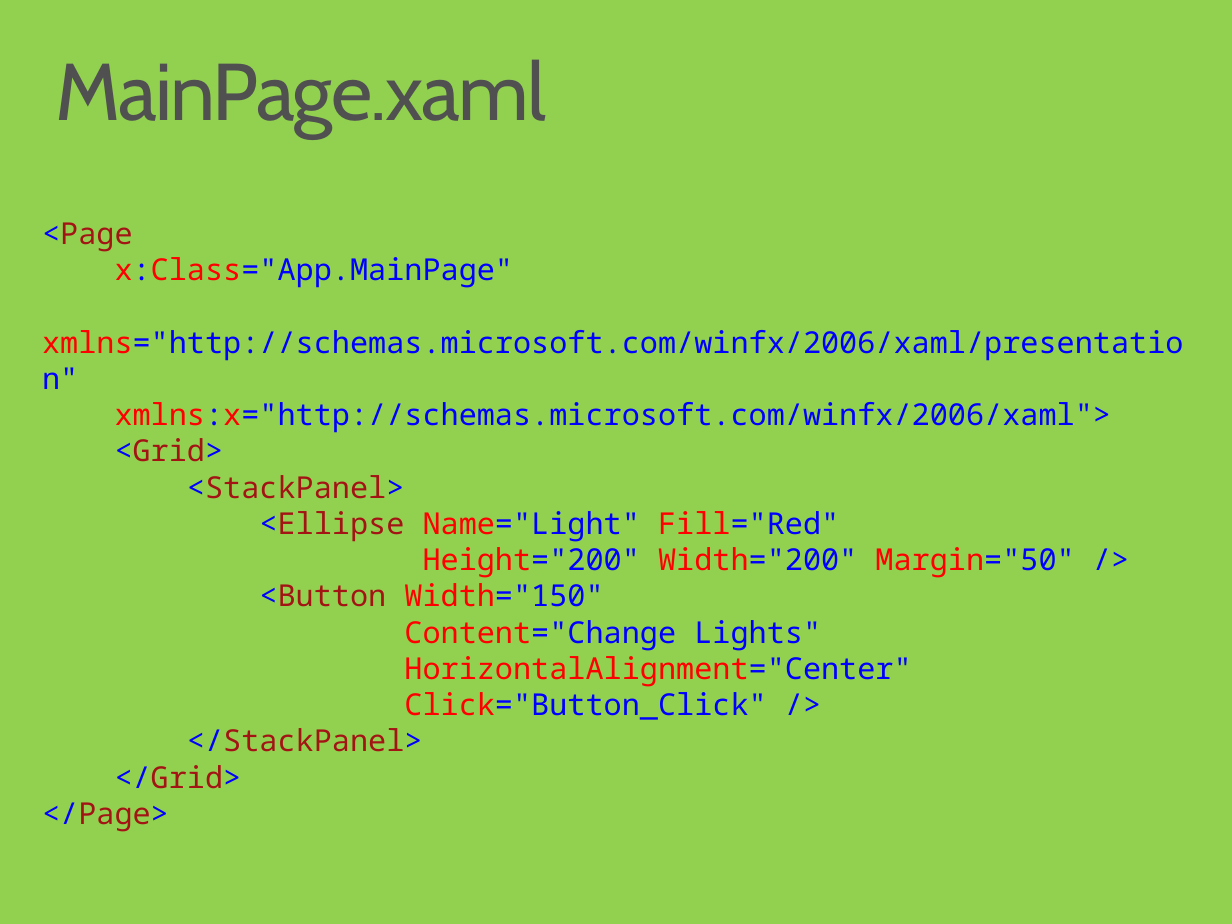
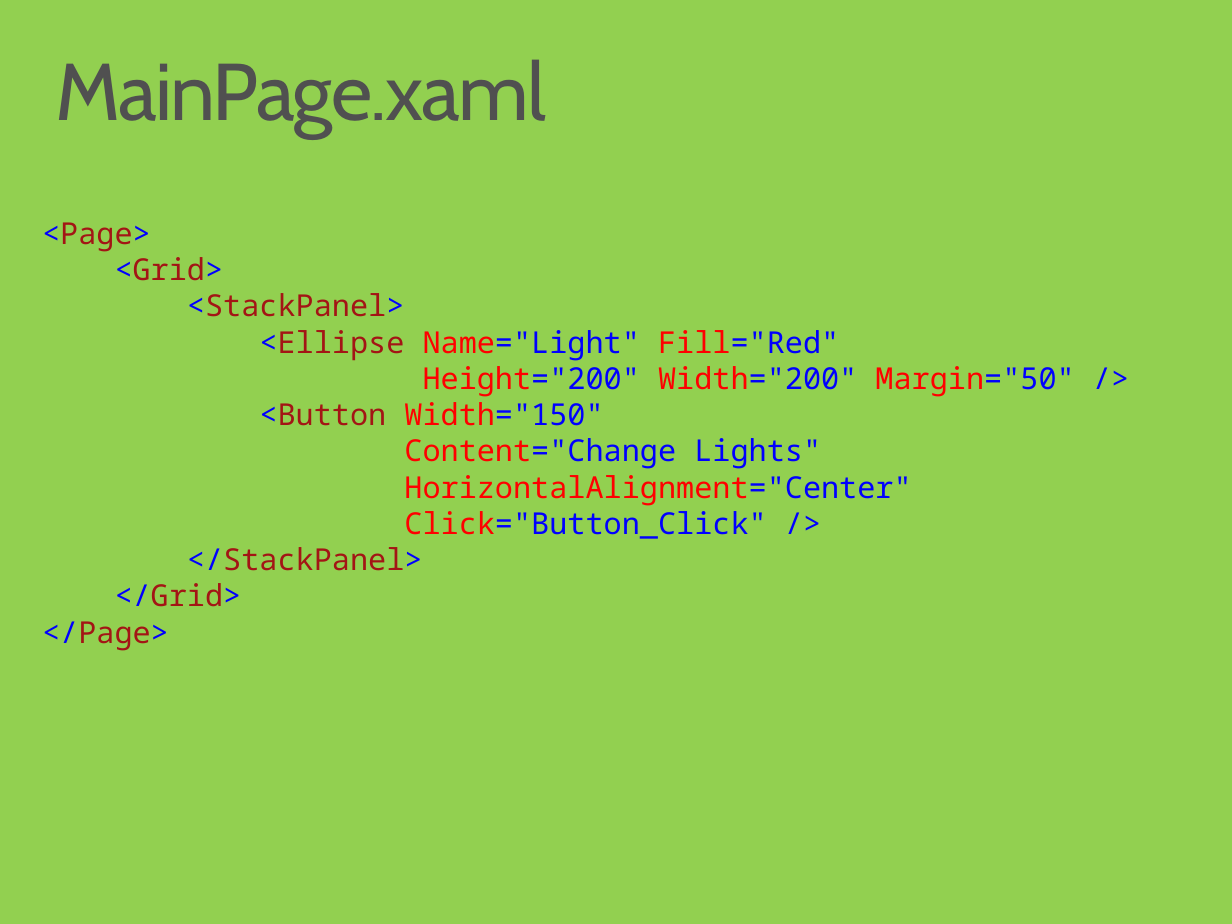
Before and after one commit to ondfisk/BDSA2018, a slide deck: slide 6 of Slides/Lecture09 - Apps part I.pptx. Drawn at 1232x924 pixels with LibreOffice and Linux fonts; fonts in the diff are those of the drawing. Boxes give left, top, right and bottom in pixels: in the first picture for what was removed or moved away, otherwise in the second. Text is boxed around its words. In the diff, an @@ line names an element or a change of style, - is before the commit and + after.

```diff
--- a/Slides/Lecture09 - Apps part I.pptx
+++ b/Slides/Lecture09 - Apps part I.pptx
@@ text at [42,222,151,252]: text changed; text colour #0000FF to #A31515 @@
-<Page
-x:Class="App.MainPage"
-xmlns="http://schemas.microsoft.com/winfx/2006/xaml/presentation"
-xmlns:x="http://schemas.microsoft.com/winfx/2006/xaml">
+<Page>
```
Also in this commit, not shown: 1 other slide changed, 5 other files.
